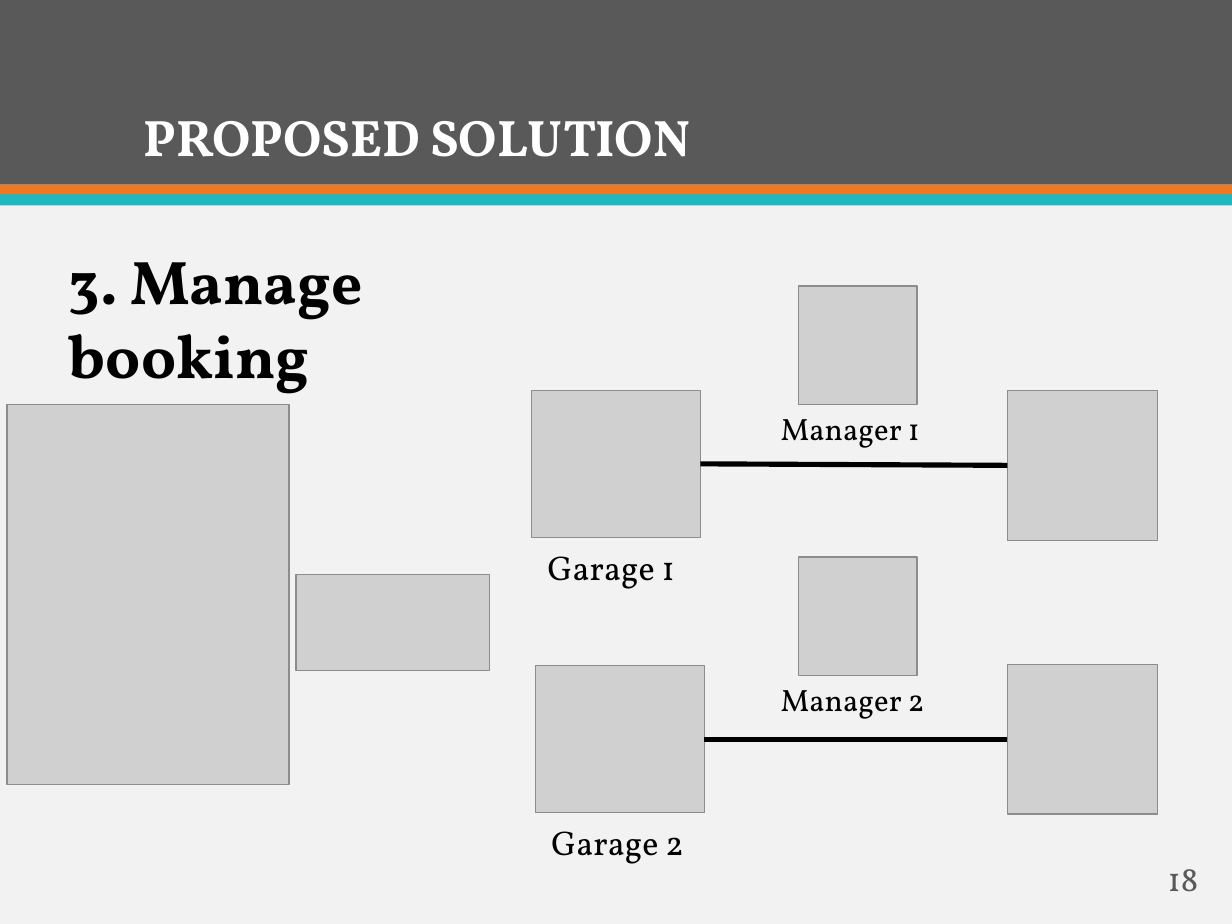
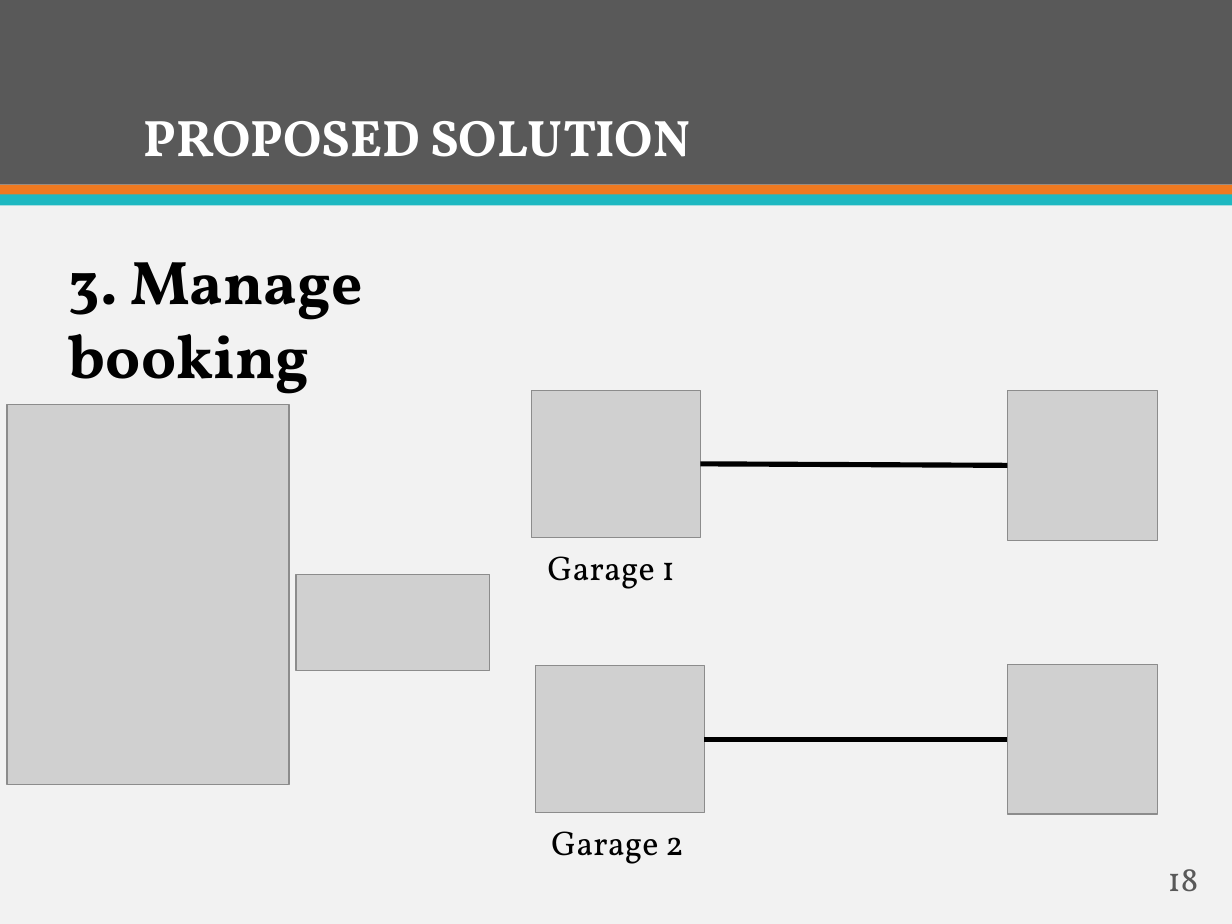
Before and after one commit to firzgard/CarRentalPortal, a slide deck: slide 18 of slide/CAR RENTAL PORTAL-Official.pptx. Drawn at 1232x924 pixels with LibreOffice and Linux fonts; fonts in the diff are those of the drawing; grey boxes stand for pictures. Boxes give left, top, right and bottom in pixels: in the first picture for what was removed or moved away, otherwise in the second. Text is boxed around its words. In the diff, an @@ line names an element or a change of style, - is before the commit and + after.

```diff
--- a/slide/CAR RENTAL PORTAL-Official.pptx
+++ b/slide/CAR RENTAL PORTAL-Official.pptx
@@ picture removed at (798,286,917,404) @@
@@ text removed at (781,419,920,448) @@
-Manager 1
@@ picture removed at (798,557,917,675) @@
@@ text removed at (781,690,925,719) @@
-Manager 2
```
Also in this commit, not shown: 5 other slides changed, 2 slides added, 5 other files.
